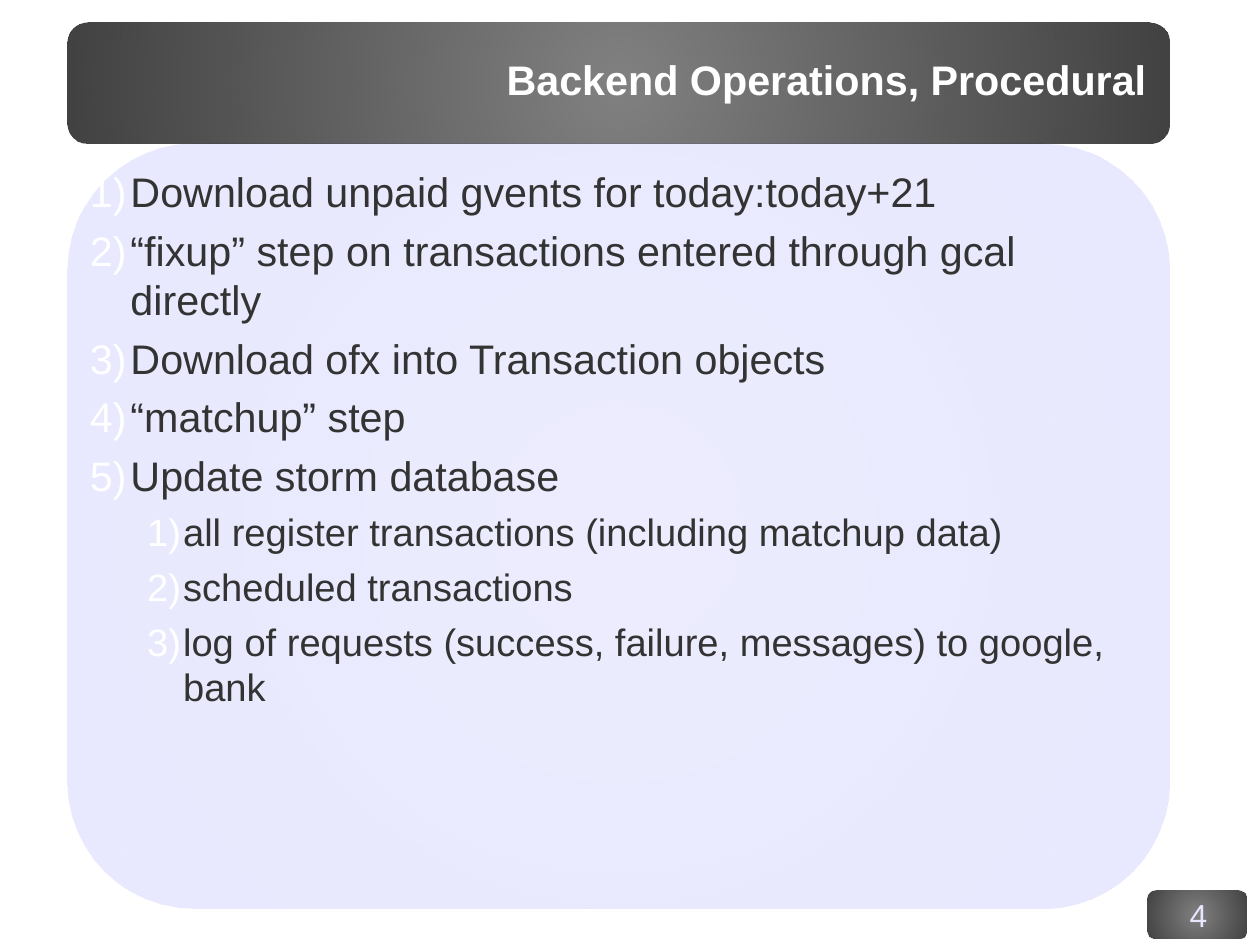
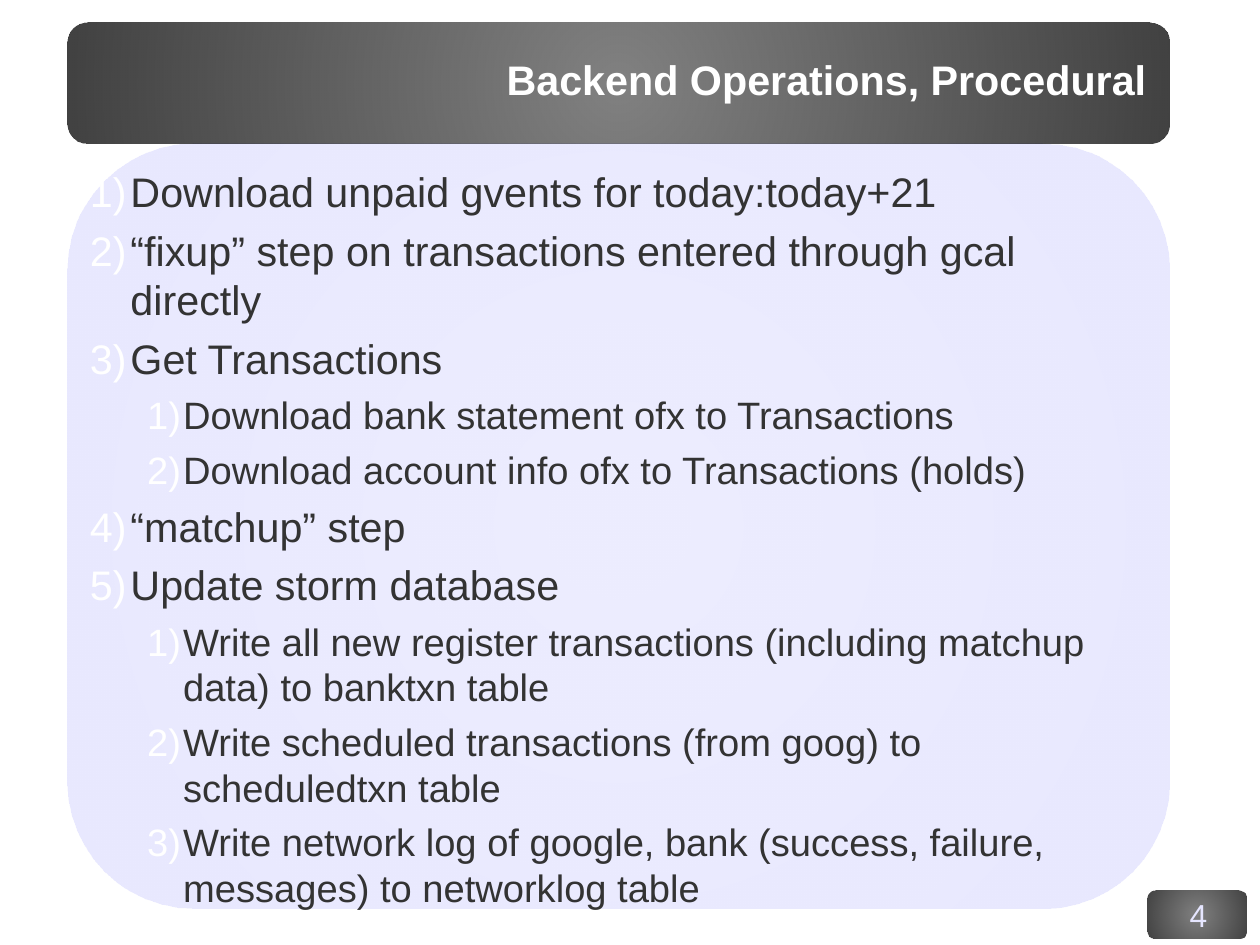
Before and after one commit to corydodt/Afloat, a slide deck: slide 4 of doc/afloat.odp. Drawn at 1260x945 pixels with LibreOffice and Linux fonts; fonts in the diff are those of the drawing; background and template pictures are left out. Boxes give left, top, right and bottom in pixels: in the first picture for what was removed or moved away, otherwise in the second. Text is boxed around its words. In the diff, an @@ line names an element or a change of style, - is before the commit and + after.

```diff
--- a/doc/afloat.odp
+++ b/doc/afloat.odp
@@ text at box(90, 344, 1025, 492): text changed; size 26 to 24 pt @@
-3) Download ofx into Transaction objects
+3) Get Transactions
+  1) Download bank statement ofx to Transactions
+  2) Download account info ofx to Transactions (holds)
@@ text at box(147, 628, 1084, 910): text changed @@
-  1) all register transactions (including matchup data)
-  2) scheduled transactions
-  3) log of requests (success, failure, messages) to google, bank
+  1) Write all new register transactions (including matchup data) to banktxn table
+  2) Write scheduled transactions (from goog) to scheduledtxn table
+  3) Write network log of google, bank (success, failure, messages) to networklog table
```
Also in this commit, not shown: 5 other slides changed.
